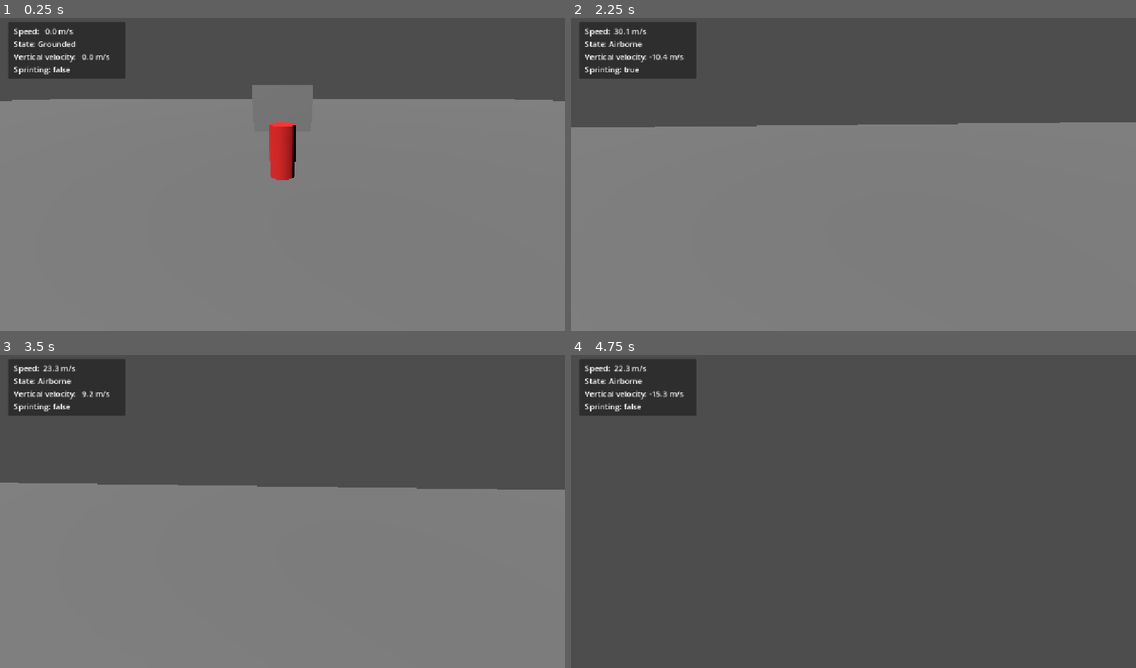
Above: before the commit, frames 1-4 (two rows, left to right).
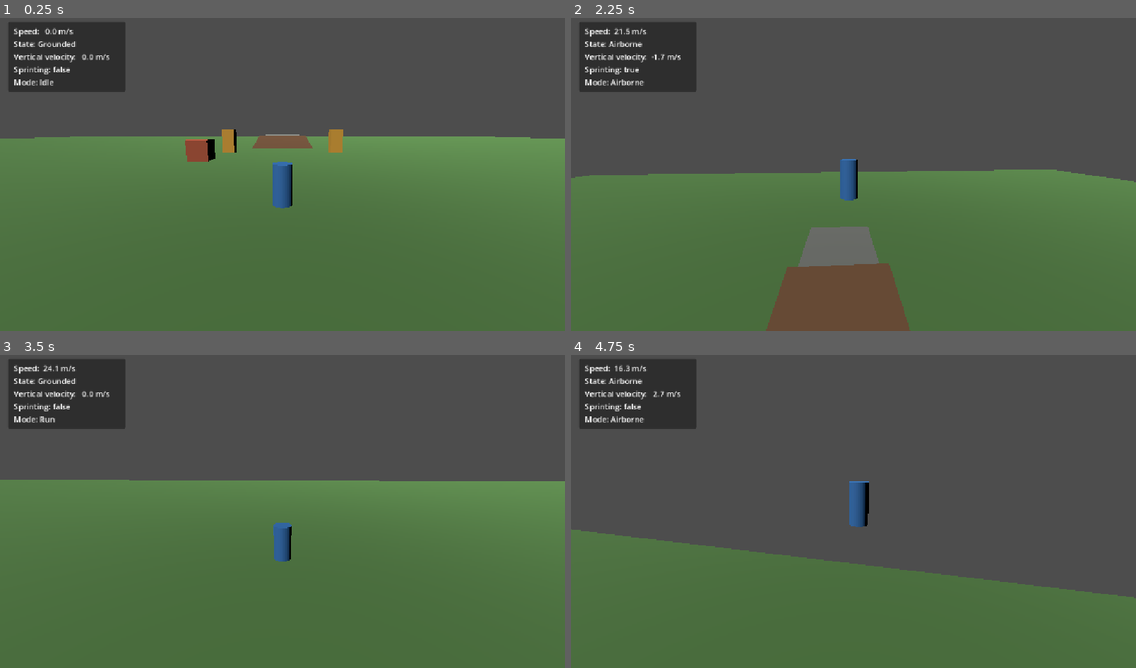
Above: after the commit, the same moments.

Repository: nimanimanima-rgb/DreamRunner
Game: Godot game, scene res://scenes/main.tscn
Two runs of this game, one before a commit and one after it. Both use one fixed random seed, a clock stepped at 60 frames per second and the inputs below.
Inputs (mouse positions are in pixels of both pictures, inside the frame that each line leads up to):
- Up to frame 1 (0.25 s): no input
- Up to frame 2 (2.25 s): move the mouse to (881, 171) at 0.52 s; hold Shift (sprint) 0.53-1.28 s; hold W (move_forward) from 0.53 s (still down); tap Space (jump) at 0.77, 0.8, 1.07, 1.35, 1.52, 1.82 s; move the mouse to (825, 174) at 1.27 s; tap Shift (sprint) at 1.55 s; move the mouse to (864, 168) at 2.02 s; hold Shift (sprint) from 2.03 s (still down)
- Up to frame 3 (3.5 s): keep holding W (move_forward); tap Space (jump) at 2.3, 3.02, 3.32 s; move the mouse to (276, 514) at 2.77 s; release Shift (sprint) at 2.78 s; tap Shift (sprint) at 2.85 s
- Up to frame 4 (4.75 s): keep holding W (move_forward); move the mouse to (893, 514) at 3.52 s; tap Space (jump) at 3.6, 3.77, 4.07, 4.52 s; move the mouse to (808, 505) at 4.27 s; tap Shift (sprint) at 4.35 s

The runs differ from the first frame. In frame 1, 75% of the frame differs, in the area x 0-100%, y 19-100%; in frame 2, 65%; in frame 3, 61%; in frame 4, 35%.

Commit message:
Fix movement test area layout and colors

Diff:
--- a/scenes/main.tscn
+++ b/scenes/main.tscn
@@ -10,7 +10,28 @@
 size = Vector3(200, 1, 200)
 
 [sub_resource type="StandardMaterial3D" id="StandardMaterial3D_rvslj"]
-albedo_color = Color(0.94509804, 0.14509805, 0.14509805, 1)
+albedo_color = Color(0.18, 0.42, 0.68, 1)
+roughness = 0.8
+
+[sub_resource type="StandardMaterial3D" id="StandardMaterial3D_ground"]
+albedo_color = Color(0.31, 0.48, 0.25, 1)
+roughness = 1.0
+
+[sub_resource type="StandardMaterial3D" id="StandardMaterial3D_obstacle"]
+albedo_color = Color(0.68, 0.32, 0.21, 1)
+roughness = 0.9
+
+[sub_resource type="StandardMaterial3D" id="StandardMaterial3D_marker"]
+albedo_color = Color(0.83, 0.61, 0.2, 1)
+roughness = 0.85
+
+[sub_resource type="StandardMaterial3D" id="StandardMaterial3D_ramp"]
+albedo_color = Color(0.43, 0.3, 0.2, 1)
+roughness = 1.0
+
+[sub_resource type="StandardMaterial3D" id="StandardMaterial3D_platform"]
+albedo_color = Color(0.45, 0.46, 0.44, 1)
+roughness = 1.0
 
 [sub_resource type="CylinderMesh" id="CylinderMesh_elqb8"]
 top_radius = 0.4
@@ -23,6 +44,27 @@
 [sub_resource type="BoxMesh" id="BoxMesh_wyco5"]
 size = Vector3(2, 2, 2)
 
+[sub_resource type="BoxShape3D" id="BoxShape3D_test_cube"]
+size = Vector3(2, 2, 2)
+
+[sub_resource type="BoxMesh" id="BoxMesh_ramp"]
+size = Vector3(10, 0.4, 12)
+
+[sub_resource type="BoxShape3D" id="BoxShape3D_ramp"]
+size = Vector3(10, 0.4, 12)
+
+[sub_resource type="BoxMesh" id="BoxMesh_platform"]
+size = Vector3(8, 1, 8)
+
+[sub_resource type="BoxShape3D" id="BoxShape3D_platform"]
+size = Vector3(8, 1, 8)
+
+[sub_resource type="BoxMesh" id="BoxMesh_marker"]
+size = Vector3(1.5, 3, 1.5)
+
+[sub_resource type="BoxShape3D" id="BoxShape3D_marker"]
+size = Vector3(1.5, 3, 1.5)
+
 [node name="Main" type="Node3D" unique_id=860034473]
 transform = Transform3D(1, 0, 0, 0, 1, 0, 0, 0, 1, -1.1479523, 0, 2.2942595)
 
@@ -30,6 +72,7 @@
 
 [node name="GroundMesh" type="MeshInstance3D" parent="Ground" unique_id=2022928460]
 transform = Transform3D(1, 0, 0, 0, 1, 0, 0, 0, 1, 0, -0.5, 0)
+material_override = SubResource("StandardMaterial3D_ground")
 mesh = SubResource("BoxMesh_o2g3l")
 
 [node name="GroundCollision" type="CollisionShape3D" parent="Ground" unique_id=768800101]
@@ -52,20 +95,66 @@
 transform = Transform3D(1, 0, 0, 0, 1, 0, 0, 0, 1, 0, 1.4, 0)
 
 [node name="SpringArm3D" type="SpringArm3D" parent="Player/CameraPivot" unique_id=905739368]
-spring_length = 6.0
+spring_length = 7.5
 margin = 0.1
 
 [node name="Camera3D" type="Camera3D" parent="Player/CameraPivot/SpringArm3D" unique_id=1036950374]
-transform = Transform3D(1, 0, 0, 0, 0.9848077, 0.17364818, 0, -0.17364818, 0.9848077, 0, 1.5, 0)
 current = true
 fov = 78.0
 
 [node name="DirectionalLight3D" type="DirectionalLight3D" parent="." unique_id=350803342]
 transform = Transform3D(0.81915206, 0.4055798, -0.4055798, 0, 0.70710677, 0.70710677, 0.57357645, -0.579228, 0.579228, 0, 0, 0)
 
-[node name="TestCube" type="MeshInstance3D" parent="." unique_id=976470427]
-transform = Transform3D(2, 0, 0, 0, 2, 0, 0, 0, 2, 0, 1, -10)
+[node name="TestCube" type="StaticBody3D" parent="." unique_id=976470427]
+position = Vector3(-8, 1, -12)
+
+[node name="Mesh" type="MeshInstance3D" parent="TestCube"]
+material_override = SubResource("StandardMaterial3D_obstacle")
 mesh = SubResource("BoxMesh_wyco5")
+
+[node name="Collision" type="CollisionShape3D" parent="TestCube"]
+shape = SubResource("BoxShape3D_test_cube")
+
+[node name="SideMarkerLeft" type="StaticBody3D" parent="."]
+position = Vector3(-7, 1.5, -19)
+
+[node name="Mesh" type="MeshInstance3D" parent="SideMarkerLeft"]
+material_override = SubResource("StandardMaterial3D_marker")
+mesh = SubResource("BoxMesh_marker")
+
+[node name="Collision" type="CollisionShape3D" parent="SideMarkerLeft"]
+shape = SubResource("BoxShape3D_marker")
+
+[node name="SideMarkerRight" type="StaticBody3D" parent="."]
+position = Vector3(7, 1.5, -19)
+
+[node name="Mesh" type="MeshInstance3D" parent="SideMarkerRight"]
+material_override = SubResource("StandardMaterial3D_marker")
+mesh = SubResource("BoxMesh_marker")
+
+[node name="Collision" type="CollisionShape3D" parent="SideMarkerRight"]
+shape = SubResource("BoxShape3D_marker")
+
+[node name="Ramp" type="StaticBody3D" parent="."]
+position = Vector3(0, 0.75, -31)
+rotation = Vector3(0.16, 0, 0)
+
+[node name="Mesh" type="MeshInstance3D" parent="Ramp"]
+material_override = SubResource("StandardMaterial3D_ramp")
+mesh = SubResource("BoxMesh_ramp")
+
+[node name="Collision" type="CollisionShape3D" parent="Ramp"]
+shape = SubResource("BoxShape3D_ramp")
+
+[node name="RaisedPlatform" type="StaticBody3D" parent="."]
+position = Vector3(0, 1.4, -40.9)
+
+[node name="Mesh" type="MeshInstance3D" parent="RaisedPlatform"]
+material_override = SubResource("StandardMaterial3D_platform")
+mesh = SubResource("BoxMesh_platform")
+
+[node name="Collision" type="CollisionShape3D" parent="RaisedPlatform"]
+shape = SubResource("BoxShape3D_platform")
 
 [node name="DebugHUD" type="CanvasLayer" parent="."]
 script = ExtResource("2_debug")
@@ -75,7 +164,7 @@
 offset_left = 16.0
 offset_top = 16.0
 offset_right = 256.0
-offset_bottom = 124.0
+offset_bottom = 148.0
 
 [node name="PanelContainer" type="PanelContainer" parent="DebugHUD/MarginContainer"]
 layout_mode = 2
@@ -89,4 +178,4 @@
 
 [node name="Readout" type="Label" parent="DebugHUD/MarginContainer/PanelContainer/MarginContainer"]
 layout_mode = 2
-text = "Speed: 0.0 m/s\nState: Airborne\nVertical velocity: 0.0 m/s\nSprinting: false"
+text = "Speed: 0.0 m/s\nState: Airborne\nVertical velocity: 0.0 m/s\nSprinting: false\nMode: Airborne"
--- a/scripts/debug_hud.gd
+++ b/scripts/debug_hud.gd
@@ -10,10 +10,19 @@
 	var horizontal_speed := Vector2(player.velocity.x, player.velocity.z).length()
 	var movement_state := "Grounded" if player.is_on_floor() else "Airborne"
 	var sprinting := Input.is_action_pressed("sprint") and horizontal_speed > 0.1
+	var movement_mode := "Airborne"
+	if player.is_on_floor():
+		if horizontal_speed < 0.1:
+			movement_mode = "Idle"
+		elif sprinting:
+			movement_mode = "Sprint"
+		else:
+			movement_mode = "Run"
 
 	readout.text = (
 		"Speed: %5.1f m/s\n" % horizontal_speed
 		+ "State: %s\n" % movement_state
 		+ "Vertical velocity: %5.1f m/s\n" % player.velocity.y
-		+ "Sprinting: %s" % str(sprinting)
+		+ "Sprinting: %s\n" % str(sprinting)
+		+ "Mode: %s" % movement_mode
 	)
--- a/scripts/player_controller.gd
+++ b/scripts/player_controller.gd
@@ -1,40 +1,56 @@
 extends CharacterBody3D
 
 @export_group("Movement")
-@export var walk_speed: float = 14.0
-@export var sprint_speed: float = 32.0
-@export var ground_acceleration: float = 70.0
-@export var air_acceleration: float = 22.0
-@export var ground_deceleration: float = 55.0
-@export var air_deceleration: float = 2.0
-@export var jump_velocity: float = 18.0
-@export var gravity_multiplier: float = 2.0
+@export var walk_speed: float = 13.0
+@export var sprint_speed: float = 34.0
+@export var ground_acceleration: float = 58.0
+@export var air_acceleration: float = 10.0
+@export var ground_deceleration: float = 38.0
+@export var air_deceleration: float = 0.5
+@export var jump_velocity: float = 17.5
+@export var gravity_multiplier: float = 1.35
+@export var maximum_fall_speed: float = 42.0
 
 @export_group("Camera")
 @export var mouse_sensitivity: float = 0.003
-@export var pitch_smoothing: float = 14.0
+@export var rotation_smoothing: float = 12.0
 @export var min_pitch: float = -55.0
 @export var max_pitch: float = 25.0
+@export var normal_fov: float = 78.0
+@export var sprint_fov: float = 84.0
+@export var fov_smoothing: float = 5.0
+@export var camera_follow_smoothing: float = 18.0
+@export var camera_vertical_smoothing: float = 7.0
+@export var camera_height: float = 1.4
 
 @onready var camera_pivot: Node3D = $CameraPivot
+@onready var camera: Camera3D = $CameraPivot/SpringArm3D/Camera3D
 
 var gravity: float = ProjectSettings.get_setting("physics/3d/default_gravity")
 var pitch: float = deg_to_rad(-12.0)
 var target_pitch: float = pitch
+var yaw: float = 0.0
+var target_yaw: float = 0.0
 
 
 func _ready() -> void:
 	safe_margin = 0.001
-	floor_snap_length = 0.3
+	floor_snap_length = 0.45
+
+	var initial_camera_position := camera_pivot.global_position
+	camera_pivot.top_level = true
+	camera_pivot.global_position = initial_camera_position
 
 	Input.set_mouse_mode(Input.MOUSE_MODE_CAPTURED)
-	camera_pivot.rotation.x = pitch
+	yaw = rotation.y
+	target_yaw = yaw
+	camera_pivot.global_rotation = Vector3(pitch, yaw, 0.0)
+	camera.fov = normal_fov
 
 
 func _unhandled_input(event: InputEvent) -> void:
 	if event is InputEventMouseMotion and Input.get_mouse_mode() == Input.MOUSE_MODE_CAPTURED:
-		rotate_y(-event.relative.x * mouse_sensitivity)
-
+		target_yaw -= event.relative.x * mouse_sensitivity
 		target_pitch -= event.relative.y * mouse_sensitivity
 		target_pitch = clamp(target_pitch, deg_to_rad(min_pitch), deg_to_rad(max_pitch))
 
@@ -46,9 +62,26 @@
 
 
 func _process(delta: float) -> void:
-	var smoothing_weight := 1.0 - exp(-pitch_smoothing * delta)
+	var smoothing_weight := 1.0 - exp(-rotation_smoothing * delta)
+	yaw = lerp_angle(yaw, target_yaw, smoothing_weight)
 	pitch = lerp_angle(pitch, target_pitch, smoothing_weight)
-	camera_pivot.rotation.x = pitch
+	rotation.y = yaw
+	camera_pivot.global_rotation = Vector3(pitch, yaw, 0.0)
+
+	var camera_target := global_position + Vector3.UP * camera_height
+	var follow_weight := 1.0 - exp(-camera_follow_smoothing * delta)
+	var vertical_weight := 1.0 - exp(-camera_vertical_smoothing * delta)
+	var camera_position := camera_pivot.global_position
+	camera_position.x = lerpf(camera_position.x, camera_target.x, follow_weight)
+	camera_position.z = lerpf(camera_position.z, camera_target.z, follow_weight)
+	camera_position.y = lerpf(camera_position.y, camera_target.y, vertical_weight)
+	camera_pivot.global_position = camera_position
+
+	var horizontal_speed := Vector2(velocity.x, velocity.z).length()
+	var is_sprinting := Input.is_action_pressed("sprint") and horizontal_speed > walk_speed
+	var target_fov := sprint_fov if is_sprinting else normal_fov
+	var fov_weight := 1.0 - exp(-fov_smoothing * delta)
+	camera.fov = lerpf(camera.fov, target_fov, fov_weight)
 
 
 func _physics_process(delta: float) -> void:
@@ -73,7 +106,10 @@
 	velocity.z = horizontal_velocity.z
 
 	if not is_on_floor():
-		velocity.y -= gravity * gravity_multiplier * delta
+		velocity.y = maxf(
+			velocity.y - gravity * gravity_multiplier * delta,
+			-maximum_fall_speed
+		)
 
 	if Input.is_action_just_pressed("jump") and is_on_floor():
 		velocity.y = jump_velocity
